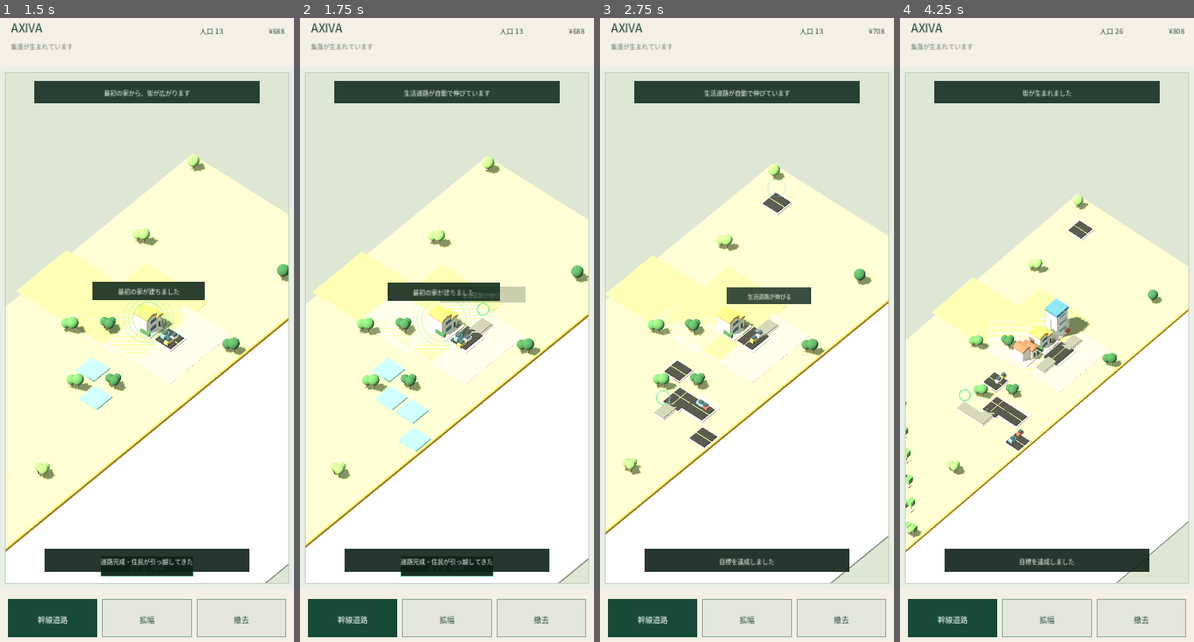
Above: before the commit, frames 1-4 (left to right).
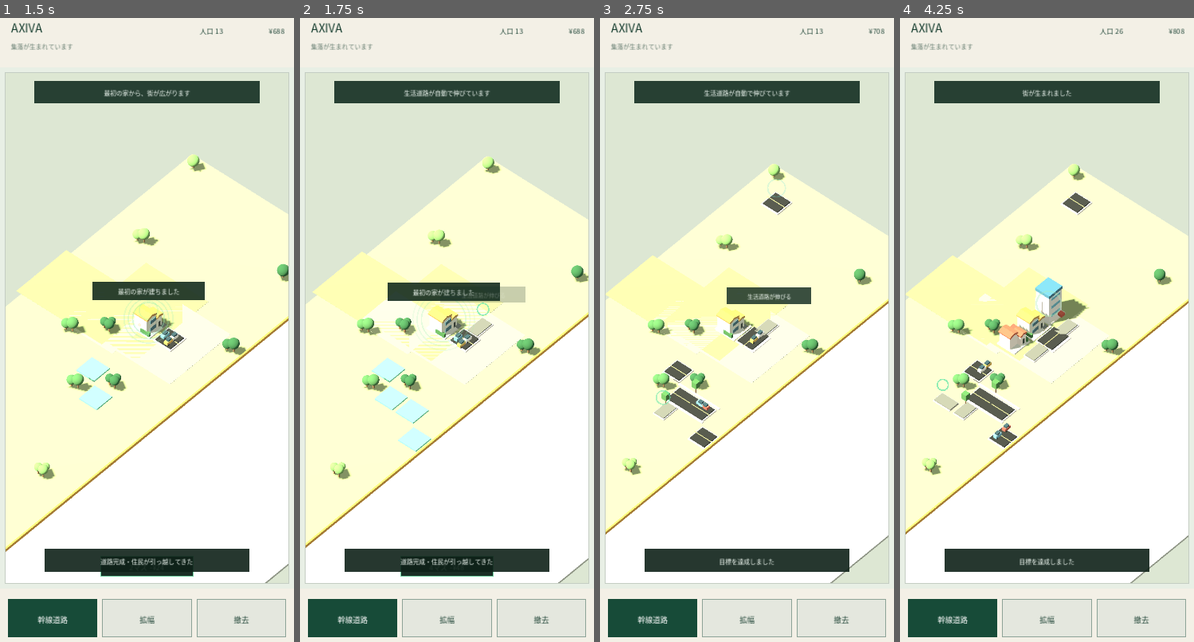
Above: after the commit, the same moments.

Repository: 48wr9f4wgp-lab/machi-loop
Game: Godot game, scene res://main.tscn
Two runs of this game, one before a commit and one after it. Both use one fixed random seed, a clock stepped at 60 frames per second and the inputs below.
Inputs (mouse positions are in pixels of both pictures, inside the frame that each line leads up to):
- Up to frame 1 (1.5 s): tap Enter at 0.5 s; move the mouse to (211, 298) at 0.52 s; click (211, 298) at 0.67 s; drag from (88, 367) to (132, 461) at 1.27 s
- Up to frame 2 (1.75 s): no input
- Up to frame 3 (2.75 s): move the mouse to (776, 192) at 2.02 s; click (776, 192) at 2.17 s
- Up to frame 4 (4.25 s): drag from (1032, 461) to (958, 236) at 2.77 s; move the mouse to (1135, 429) at 3.52 s; click (1135, 429) at 3.67 s

Frame 1 is identical in both runs. In frame 2, 0.1% of the frame differs, in the area x 49-63%, y 49-54%; in frame 3, 0.2%; in frame 4, 15%, in the area x 1-99%, y 23-91%.

Commit message:
Enable AXIVA v0.32 incremental renderer

Diff:
--- a/main.gd
+++ b/main.gd
@@ -1 +1 @@
-extends "res://main_v31_device_stability.gd"
+extends "res://main_v32_incremental_renderer.gd"
